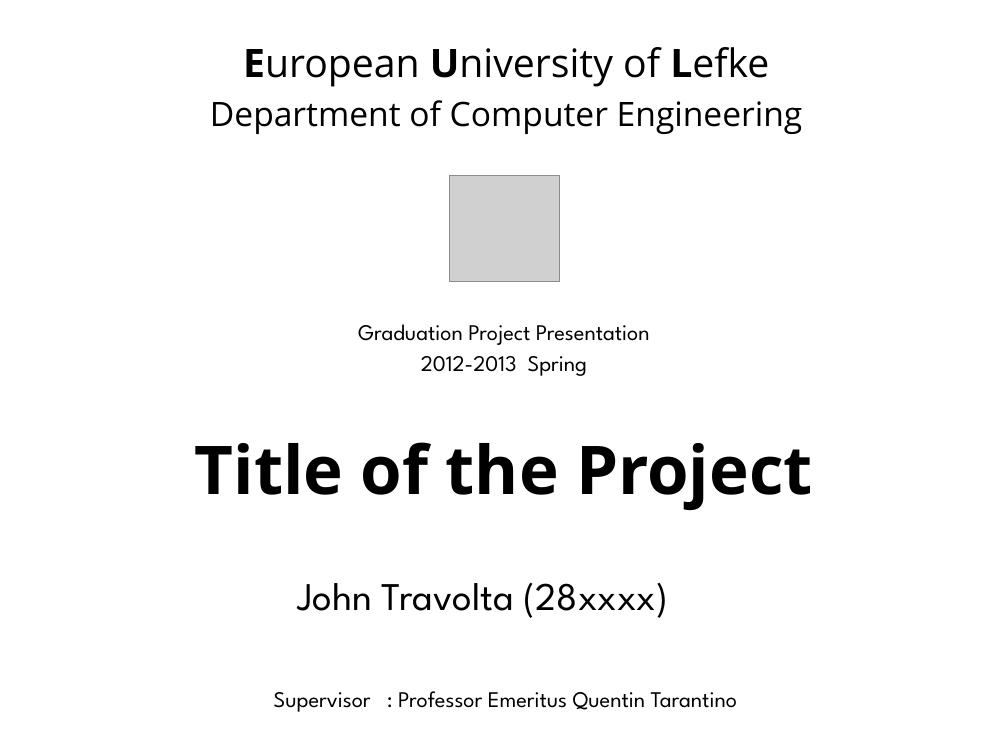
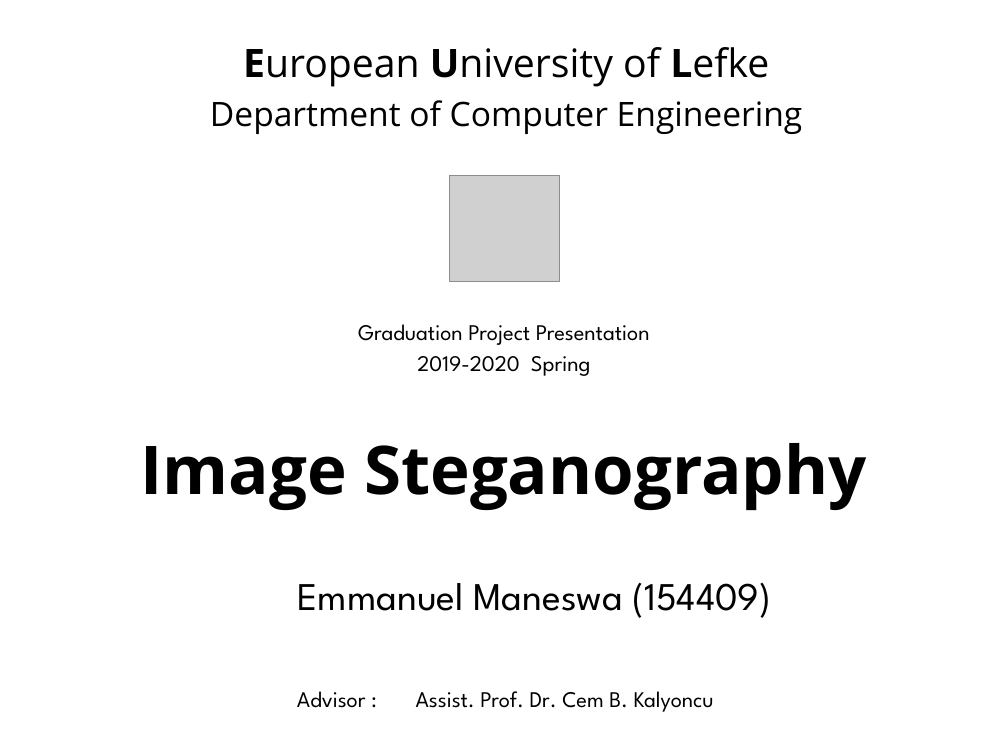
Before and after one commit to EmmanuelManeswa/Image-Steganography, a slide deck: slide 1 of docs/project 2/Project Presentation (154409 - Emmanuel Maneswa).pptx. Drawn at 1008x756 pixels with LibreOffice and Linux fonts; fonts in the diff are those of the drawing; grey boxes stand for pictures. Boxes give left, top, right and bottom in pixels: in the first picture for what was removed or moved away, otherwise in the second. Text is boxed around its words. In the diff, an @@ line names an element or a change of style, - is before the commit and + after.

```diff
--- a/docs/project 2/Project Presentation (154409 - Emmanuel Maneswa).pptx
+++ b/docs/project 2/Project Presentation (154409 - Emmanuel Maneswa).pptx
@@ text at (x1=417, y1=356, x2=591, y2=376): text changed @@
-2012-2013 Spring
+2019-2020 Spring
@@ text at (x1=141, y1=443, x2=866, y2=510): text changed @@
-Title of the Project
+Image Steganography
@@ text at (x1=297, y1=583, x2=772, y2=618): text changed @@
-John Travolta (28xxxx)
+Emmanuel Maneswa (154409)
@@ text at (x1=297, y1=691, x2=714, y2=712): text changed @@
-Supervisor : Professor Emeritus Quentin Tarantino
+Advisor : Assist. Prof. Dr. Cem B. Kalyoncu
```
Also in this commit, not shown: 5 other slides changed, 11 slides added, 4 slides removed, 2 other files.
